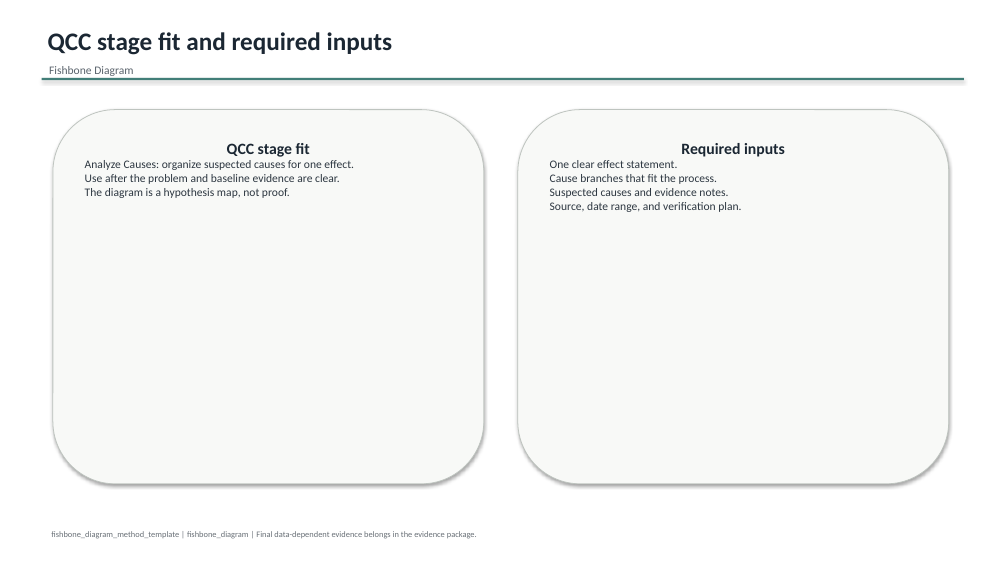
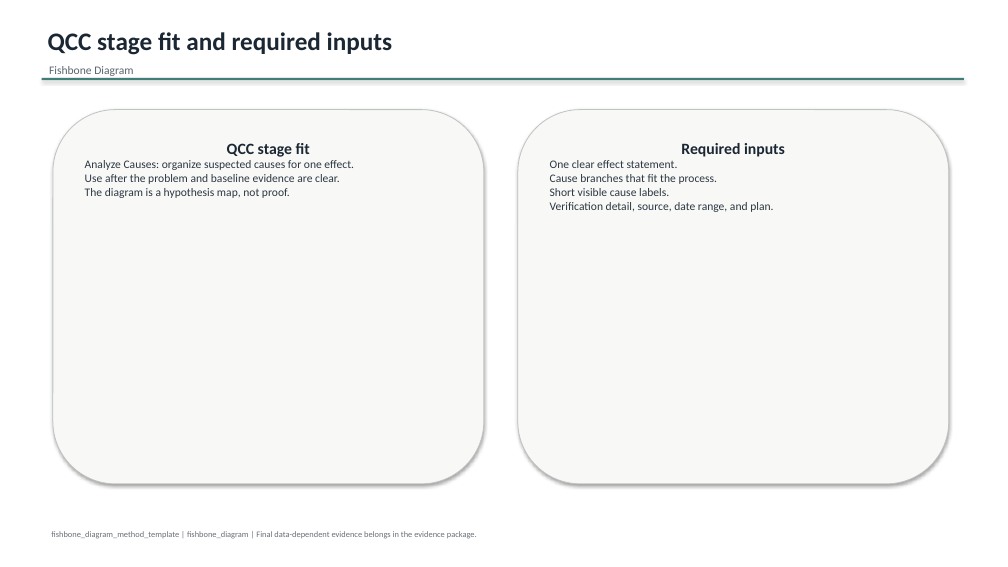
Before and after one commit to xiongxianfei/qcc-toolkit, a slide deck: slide 3 of templates/ppt/methods/fishbone-diagram-template.pptx. Drawn at 1008x567 pixels with LibreOffice and Linux fonts; fonts in the diff are those of the drawing. Boxes give left, top, right and bottom in pixels: in the first picture for what was removed or moved away, otherwise in the second. Text is boxed around its words. In the diff, an @@ line names an element or a change of style, - is before the commit and + after.

```diff
--- a/templates/ppt/methods/fishbone-diagram-template.pptx
+++ b/templates/ppt/methods/fishbone-diagram-template.pptx
@@ text in rounded rectangle at bbox=[550, 188, 773, 212]: text changed @@
-Suspected causes and evidence notes.
-Source, date range, and verification plan.
+Short visible cause labels.
+Verification detail, source, date range, and plan.
```
Also in this commit, not shown: 3 other slides changed, 1 slide added, 18 other files.
